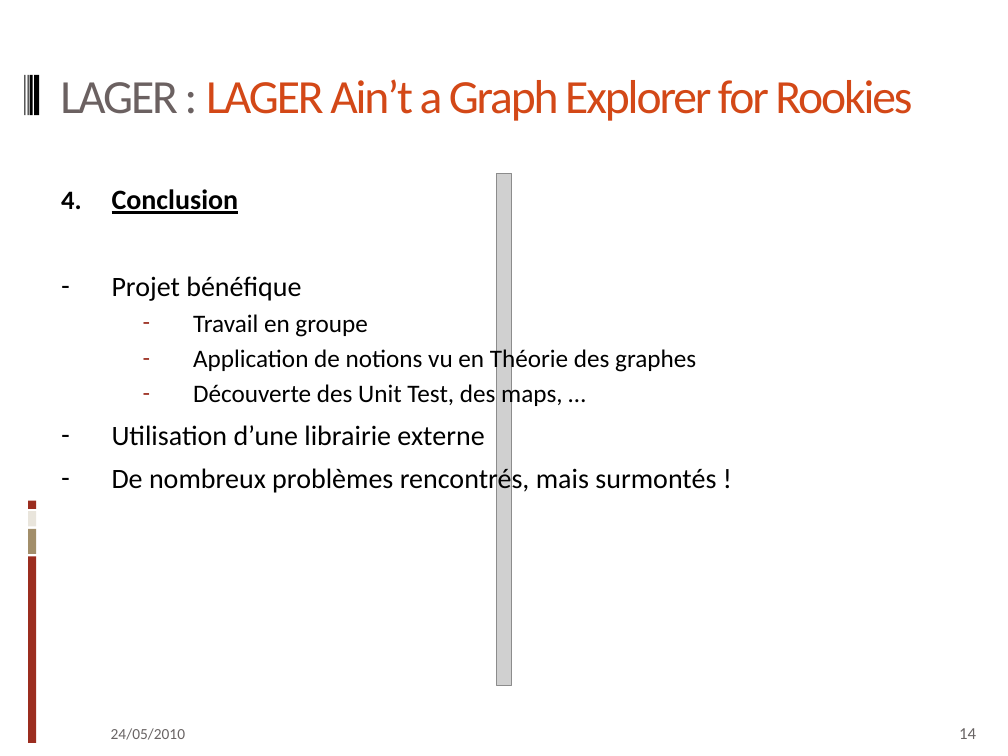
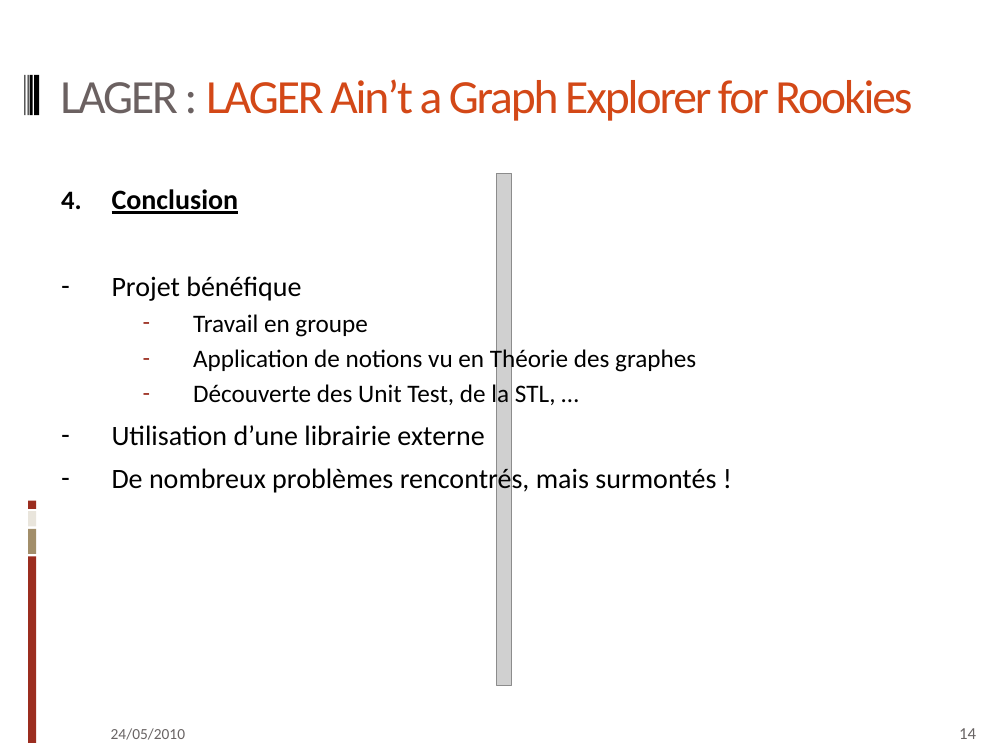
Before and after one commit to qkdreyer/ig3projetc, a slide deck: slide 14 of doc/pptx cpp.pptx. Drawn at 1008x756 pixels with LibreOffice and Linux fonts; fonts in the diff are those of the drawing; grey boxes stand for pictures. Boxes give left, top, right and bottom in pixels: in the first picture for what was removed or moved away, otherwise in the second. Text is boxed around its words. In the diff, an @@ line names an element or a change of style, - is before the commit and + after.

```diff
--- a/doc/pptx cpp.pptx
+++ b/doc/pptx cpp.pptx
@@ text at [193,382,556,409]: text changed @@
-  – Découverte des Unit Test, des maps, …
+  – Découverte des Unit Test, de la STL, …
```
Also in this commit, not shown: 8 other slides changed.
